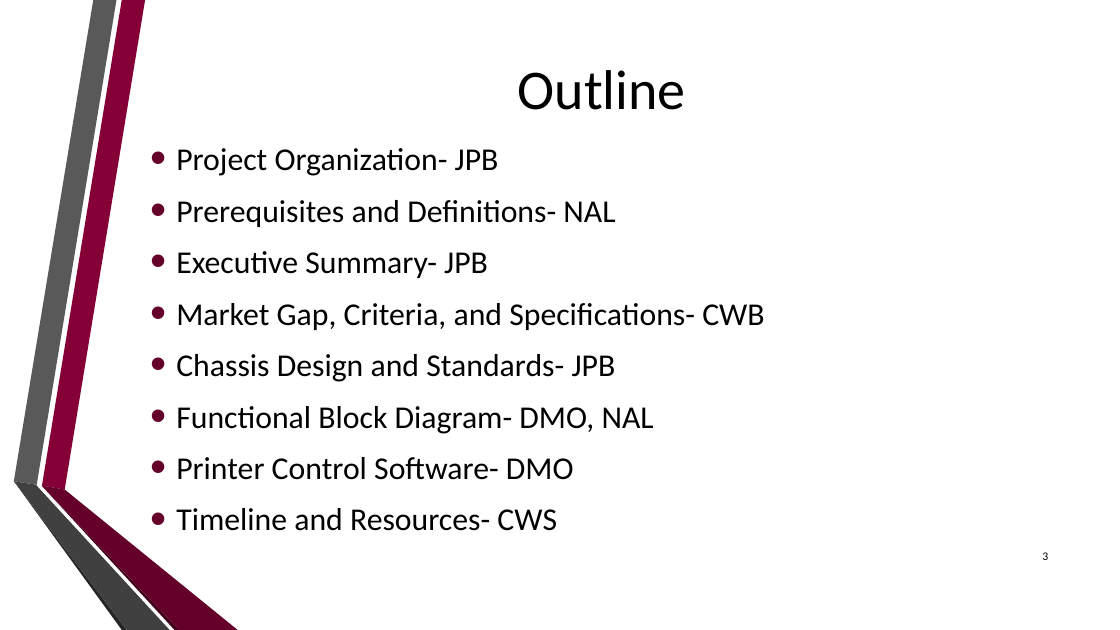
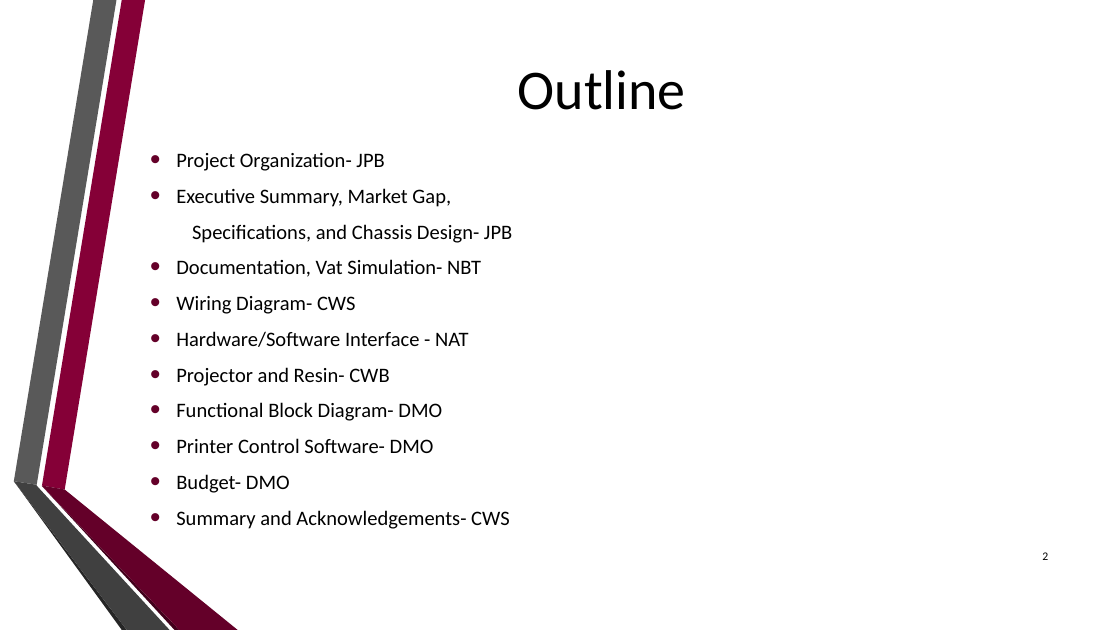
Before and after one commit to dan-olsen/SeniorDesign, a slide deck: slide 2 of Presentations/DesignPres/DesignPres-75.pptx (slide 3 before the commit). Drawn at 1120x630 pixels with LibreOffice and Linux fonts; fonts in the diff are those of the drawing; background and template pictures are left out. Boxes give left, top, right and bottom in pixels: in the first picture for what was removed or moved away, otherwise in the second. Text is boxed around its words. In the diff, an @@ line names an element or a change of style, - is before the commit and + after.

```diff
--- a/Presentations/DesignPres/DesignPres-75.pptx
+++ b/Presentations/DesignPres/DesignPres-75.pptx
@@ text at (176,153,434,453): size 27.2 to 17.6 pt in "Project Organization- JPB", "Printer Control Software- DMO"; less space between paragraphs @@
@@ text at (176,188,512,421): text changed; size 27.2 to 17.6 pt @@
-• Prerequisites and Definitions- NAL
-• Executive Summary- JPB
-• Market Gap, Criteria, and Specifications- CWB
-• Chassis Design and Standards- JPB
-• Functional Block Diagram- DMO, NAL
+• Executive Summary, Market Gap,
+Specifications, and Chassis Design- JPB
+• Documentation, Vat Simulation- NBT
+• Wiring Diagram- CWS
+• Hardware/Software Interface - NAT
+• Projector and Resin- CWB
+• Functional Block Diagram- DMO
@@ text at (176,474,510,529): text changed; size 27.2 to 17.6 pt @@
-• Timeline and Resources- CWS
+• Budget- DMO
+• Summary and Acknowledgements- CWS
```
Also in this commit, not shown: 6 other slides changed.
